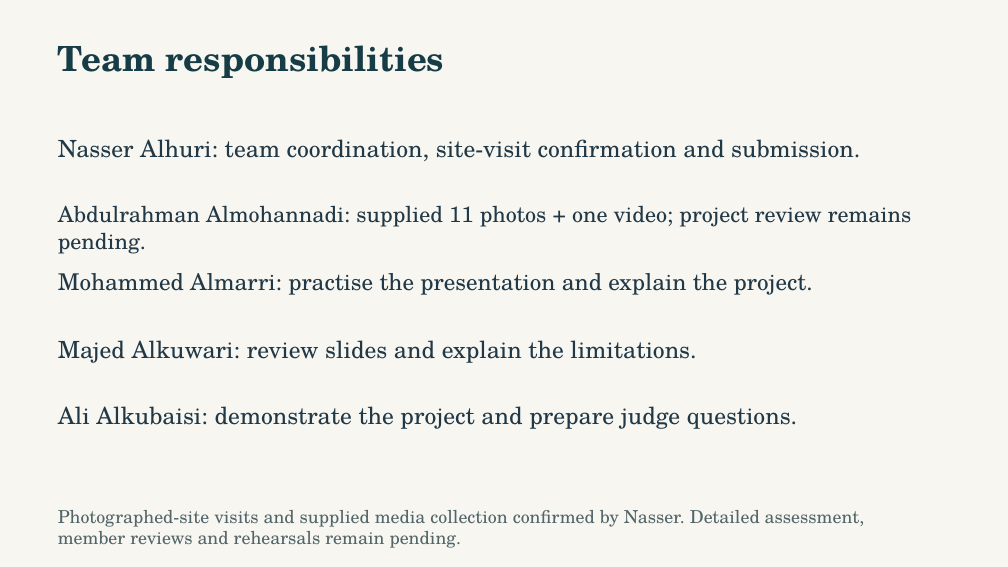
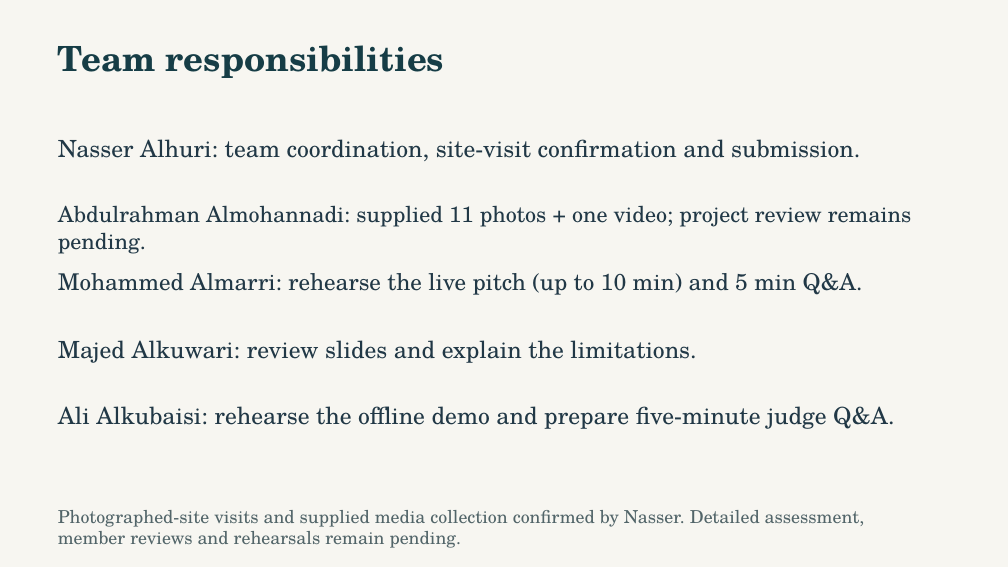
Before and after one commit to NasserAlhuri/spaceHacathon, a slide deck: slide 11 of docs/UrbanHeat-AlKhor-Pitch.pptx. Drawn at 1008x567 pixels with LibreOffice and Linux fonts; fonts in the diff are those of the drawing. Boxes give left, top, right and bottom in pixels: in the first picture for what was removed or moved away, otherwise in the second. Text is boxed around its words. In the diff, an @@ line names an element or a change of style, - is before the commit and + after.

```diff
--- a/docs/UrbanHeat-AlKhor-Pitch.pptx
+++ b/docs/UrbanHeat-AlKhor-Pitch.pptx
@@ text at (58,273,863,295): text changed @@
-Mohammed Almarri: practise the presentation and explain the project.
+Mohammed Almarri: rehearse the live pitch (up to 10 min) and 5 min Q&A.
@@ text at (58,406,895,429): text changed @@
-Ali Alkubaisi: demonstrate the project and prepare judge questions.
+Ali Alkubaisi: rehearse the offline demo and prepare five-minute judge Q&A.
```
Also in this commit, not shown: 4 other slides changed, 22 other files.
